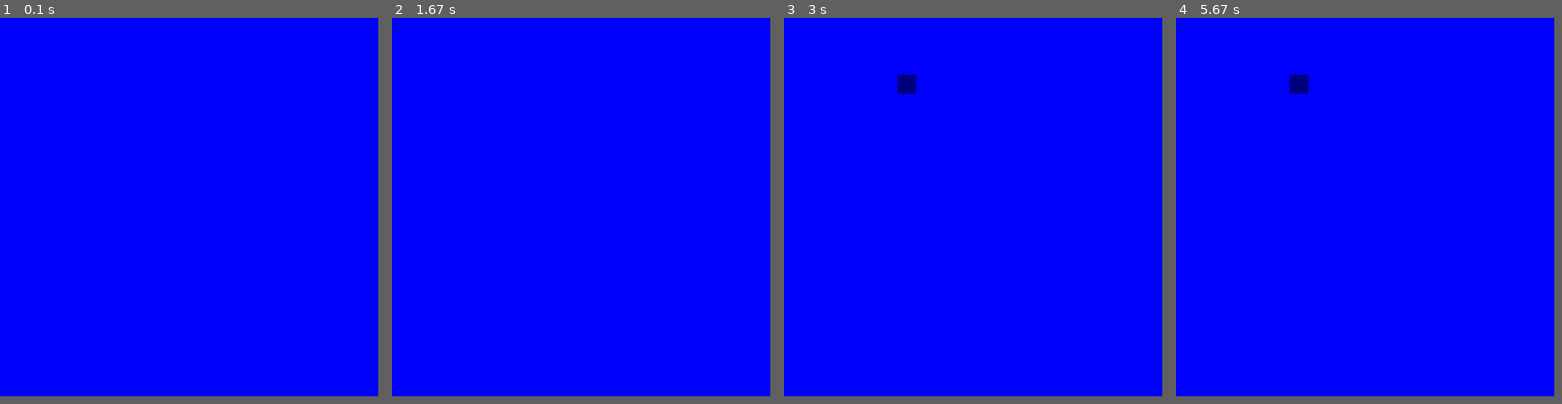
Above: before the commit, frames 1-4 (left to right).
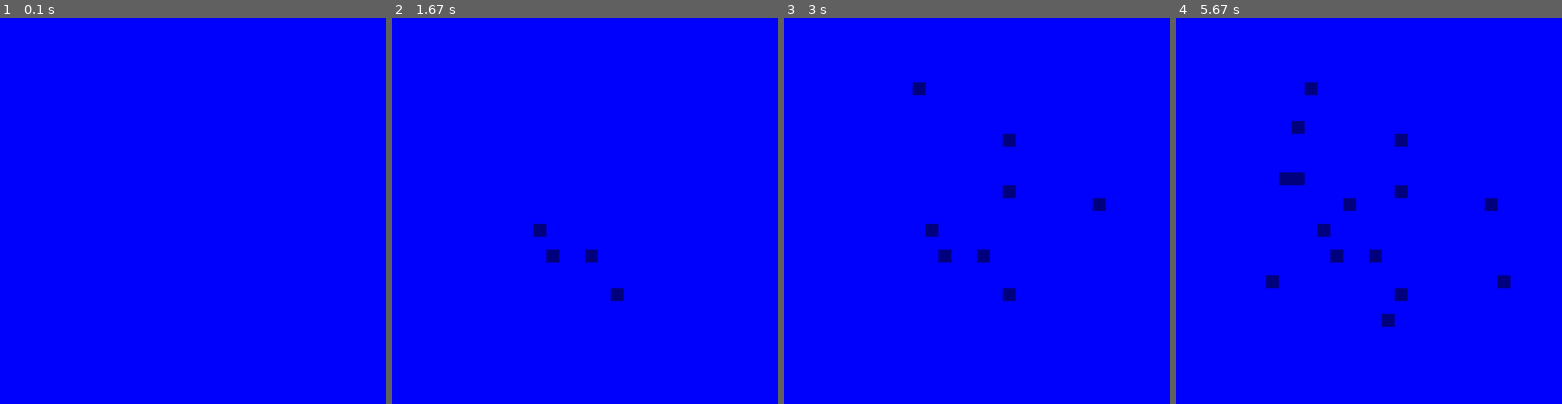
Above: after the commit, the same moments.

Repository: chempik1234/pathfindng-with-pygame
Game: pygame game, started from pathfinding.py
Two runs of this game, one before a commit and one after it. Both use one fixed random seed, a clock stepped at 60 frames per second and the inputs below.
Inputs (mouse positions are in pixels of both pictures, inside the frame that each line leads up to):
- Up to frame 1 (0.1 s): no input
- Up to frame 2 (1.67 s): press the mouse at (492, 214) at 0.37 s; move the mouse to (557, 257) at 0.47 s; release the mouse at (623, 295) at 0.6 s; tap Space at 0.67 s; press the mouse at (492, 214) at 1.13 s; move the mouse to (542, 234) at 1.23 s; release the mouse at (588, 253) at 1.37 s; move the mouse to (523, 83) at 1.53 s
- Up to frame 3 (3 s): right-click (915, 83) at 1.73 s; press the mouse at (915, 83) at 2.1 s; move the mouse to (1004, 141) at 2.2 s; move the mouse to (1096, 203) at 2.3 s; release the mouse at (1096, 203) at 2.33 s; press the mouse at (915, 83) at 2.83 s; move the mouse to (1011, 183) at 2.93 s
- Up to frame 4 (5.67 s): release the mouse at (1504, 288) at 3.07 s; press the mouse at (1307, 83) at 3.47 s; move the mouse to (1291, 180) at 3.57 s; release the mouse at (1276, 276) at 3.7 s; press the mouse at (1307, 83) at 4.07 s; move the mouse to (1295, 133) at 4.17 s; release the mouse at (1284, 180) at 4.3 s; move the mouse to (1307, 83) at 4.63 s; press the mouse at (1307, 83) at 4.67 s; move the mouse to (1307, 83) at 4.77 s; release the mouse at (1307, 83) at 4.9 s; press the mouse at (1307, 83) at 5.27 s; move the mouse to (1349, 199) at 5.37 s; release the mouse at (1392, 319) at 5.5 s
The window is 882x882 before the commit and 900x900 after it. Grey fills any space a smaller window leaves; there, only what the larger window draws over its background counts as a difference.

The runs differ from the first frame. In frame 2, 0.4% of the frame differs, in the area x 36-60%, y 53-74%; in frame 3, 1.1%; in frame 4, 1.9%, in the area x 23-87%, y 14-80%.

Commit message:
new settings + updating the path when drawing walls + drawing by holding the button and not only clicking

Diff:
--- a/pathfinding.py
+++ b/pathfinding.py
@@ -1,33 +1,28 @@
 import pygame, sys, json
+
+
+def load_settings(path):
+    with open(path, "r") as f:
+        dict = json.load(f)
+        global COLORS, WORLD_HEIGHT, WORLD_WIDTH, DAMAP, WIDTH, HEIGHT, FPS
+        COLORS, WORLD_HEIGHT, WORLD_WIDTH, WIDTH, HEIGHT, FPS = dict["COLORS"], dict["WORLD HEIGHT"],\
+                                                                dict["WORLD WIDTH"],\
+                                                                dict["WIDTH"], dict["HEIGHT"], dict["FPS"]
+
+
 WORLD_WIDTH, WORLD_HEIGHT = 0, 0
 COLORS = []
 WIDTH = 1000
 HEIGHT = 1000
+FPS = 50
+load_settings("settings.json")
+
 screen_size = (WIDTH, HEIGHT)
-FPS = 50
 tile_width = tile_height = 50
 pygame.init()
 screen = pygame.display.set_mode(screen_size)
 pygame.display.set_caption('Pathfinding')
 clock = pygame.time.Clock()
-
-
-def click_rect(xy, xywh):
-    x, y = xy
-    x1, y1, w, h = xywh
-    return 0 <= x - x1 <= w and 0 <= y - y1 <= h
-
-
-def terminate():
-    pygame.quit()
-    sys.exit()
-
-
-def last_level(paths):
-    for root in paths:
-        a = root
-        while isinstance(a[-1], list) or isinstance(a[-1], tuple):
-            a = a[-1]
 
 
 class World:
@@ -108,6 +103,9 @@
                     sus.append(res)
                 if (y2, x2) in last_points:
                     break
+            if not sus:
+                self.unvisit_all()
+                return
             paths.append(sus)
         needed_point, final_res, breaksss, nex_gen = (y2, x2), [], False, False
         for lists_of_children_of_points in paths[-1::-1]:
@@ -137,36 +135,17 @@
                 self[y][x][1] = False
 
 
-def empty_damap(w, h):
+def empty_map(w, h):
     return [[0 for _ in range(w)] for _ in range(h)]
 
 
-def path(damap):
-    # damap = [[0 for _ in range(WORLD_WIDTH)] for _ in range(WORLD_HEIGHT)]
-    world = World(world=damap)
-    print("start", world.find_unique_num(2), "end", world.find_unique_num(3))
-    return world.path(*world.find_unique_num(2), *world.find_unique_num(3))
-    # for point in path:
-    #     if not isinstance(point, list) and not isinstance(point, tuple):
-    #         break
-    #     damap[point[0]][point[1]] = 5
-    # for i in damap:
-    #     print(i)
-
-
-def load_settings(path):
-    with open(path, "r") as f:
-        dict = json.load(f)
-        global COLORS, WORLD_HEIGHT, WORLD_WIDTH, DAMAP
-        COLORS, WORLD_HEIGHT, WORLD_WIDTH = dict["COLORS"], dict["WORLD HEIGHT"], dict["WORLD WIDTH"]
-
-
 class Board:
-    def __init__(self, world=World(empty_damap(10, 10))):
+    def __init__(self, world=World(empty_map(10, 10))):
         if not isinstance(world, World):
             world = World(world)
         self.world = world
         self.path = []
+        self.clicked_cell = None
         self.running = False
 
     def draw(self):
@@ -180,42 +159,65 @@
 
     def run(self):
         self.running = True
+        self.draw()
+        mouse_button_that_is_currently_being_held = None
         while self.running:
-            self.draw()
             for event in pygame.event.get():
                 if event.type == pygame.QUIT:
                     self.running = False
                 if event.type == pygame.MOUSEBUTTONDOWN:
-                    clicked_cell = self.get_cell_click(event.pos)
-                    if event.button == 1:
-                        if self.world.get_cell(clicked_cell)[0] != 0:
-                            self.world.set_cell(clicked_cell, 0)
-                        else:
-                            self.world.set_cell(clicked_cell, 1)
-                    elif event.button == 3:
-                        if self.world.find_unique_num(2) and not self.world.find_unique_num(3):
-                            self.world.set_cell(clicked_cell, 3)
-                        elif not self.world.find_unique_num(2):
-                            self.world.set_cell(clicked_cell, 2)
+                    mouse_button_that_is_currently_being_held = event.button
+                    self.clicked_cell = None
+                    self.cell_clicking_handler(event.pos, mouse_button_that_is_currently_being_held)
+                if event.type == pygame.MOUSEBUTTONUP:
+                    mouse_button_that_is_currently_being_held = None
+                    self.clicked_cell = None
+                if event.type == pygame.MOUSEMOTION and mouse_button_that_is_currently_being_held:
+                    self.cell_clicking_handler(event.pos, mouse_button_that_is_currently_being_held)
                 if event.type == pygame.KEYDOWN and event.key == pygame.K_SPACE:
-                    if not self.path and self.world.find_unique_num(2) and self.world.find_unique_num(3):
-                        self.path = self.world.path(*self.world.find_unique_num(2), *self.world.find_unique_num(3))[-1::-1]
+                    self.make_path()
+                    self.draw()
             if self.path:
                 self.world.set_cell(self.world.find_unique_num(2), 0)
                 self.world.set_cell(self.path[0], 2)
+                self.draw()
                 if len(self.path) >= 1:
                     self.path = self.path[1:]
                 else:
                     self.path = []
             clock.tick(FPS)
 
+    def cell_clicking_handler(self, pos, btn):
+        if self.get_cell_click(pos) != self.clicked_cell:
+            self.clicked_cell = self.get_cell_click(pos)
+            if btn == 1:
+                if self.world.get_cell(self.clicked_cell)[0] != 0:
+                    self.world.set_cell(self.clicked_cell, 0)
+                else:
+                    self.world.set_cell(self.clicked_cell, 1)
+            elif btn == 3:
+                if self.world.find_unique_num(2) and not self.world.find_unique_num(3):
+                    self.world.set_cell(self.clicked_cell, 3)
+                elif not self.world.find_unique_num(2):
+                    self.world.set_cell(self.clicked_cell, 2)
+            if self.path and btn:
+                self.make_path()
+            self.draw()
+
+    def make_path(self):
+        if self.world.find_unique_num(2) and self.world.find_unique_num(3):
+            path = self.world.path(*self.world.find_unique_num(2), *self.world.find_unique_num(3))
+            if path:
+                self.path = path[-1::-1]
+            else:
+                self.path = []
+
     def get_cell_click(self, pos):
         x_0_1, y_0_1 = pos[0] / WIDTH, pos[1] / HEIGHT
         cell_x, cell_y = max(0, min(1, x_0_1)) * self.world.width(), max(0, min(1, y_0_1)) * self.world.height()
         return int(cell_y), int(cell_x)
 
 
-load_settings("settings.json")
-damap = empty_damap(WORLD_WIDTH, WORLD_HEIGHT)
-b = Board(damap)
+the_map = empty_map(WORLD_WIDTH, WORLD_HEIGHT)
+b = Board(the_map)
 b.run()
--- a/settings.json
+++ b/settings.json
@@ -5,6 +5,9 @@
     "2": [255, 255, 0],
     "3": [0, 255, 50]
   },
-  "WORLD HEIGHT": 20,
-  "WORLD WIDTH": 20
+  "WORLD HEIGHT": 30,
+  "WORLD WIDTH": 30,
+  "WIDTH": 1020,
+  "HEIGHT": 1020,
+  "FPS": 30
 }
